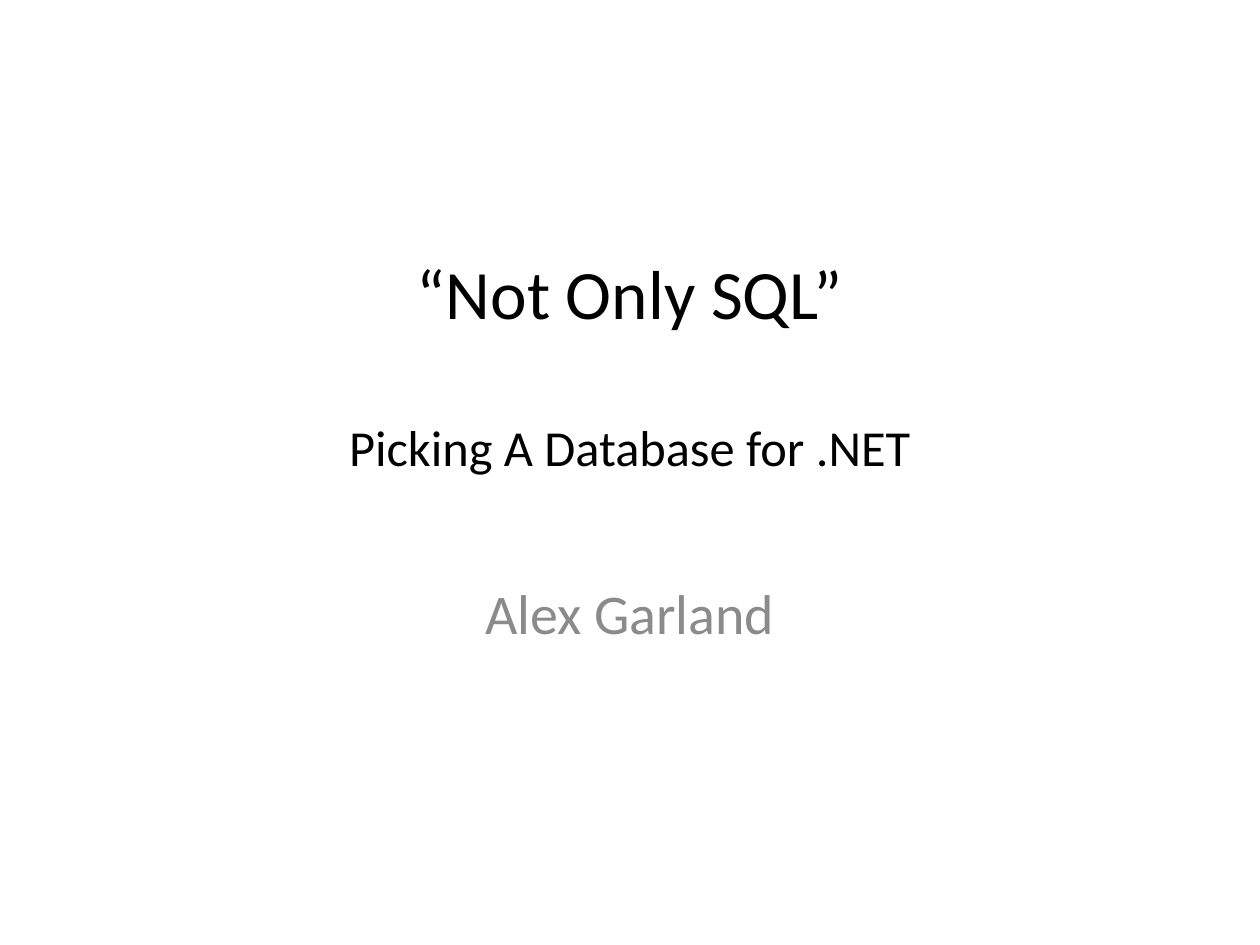
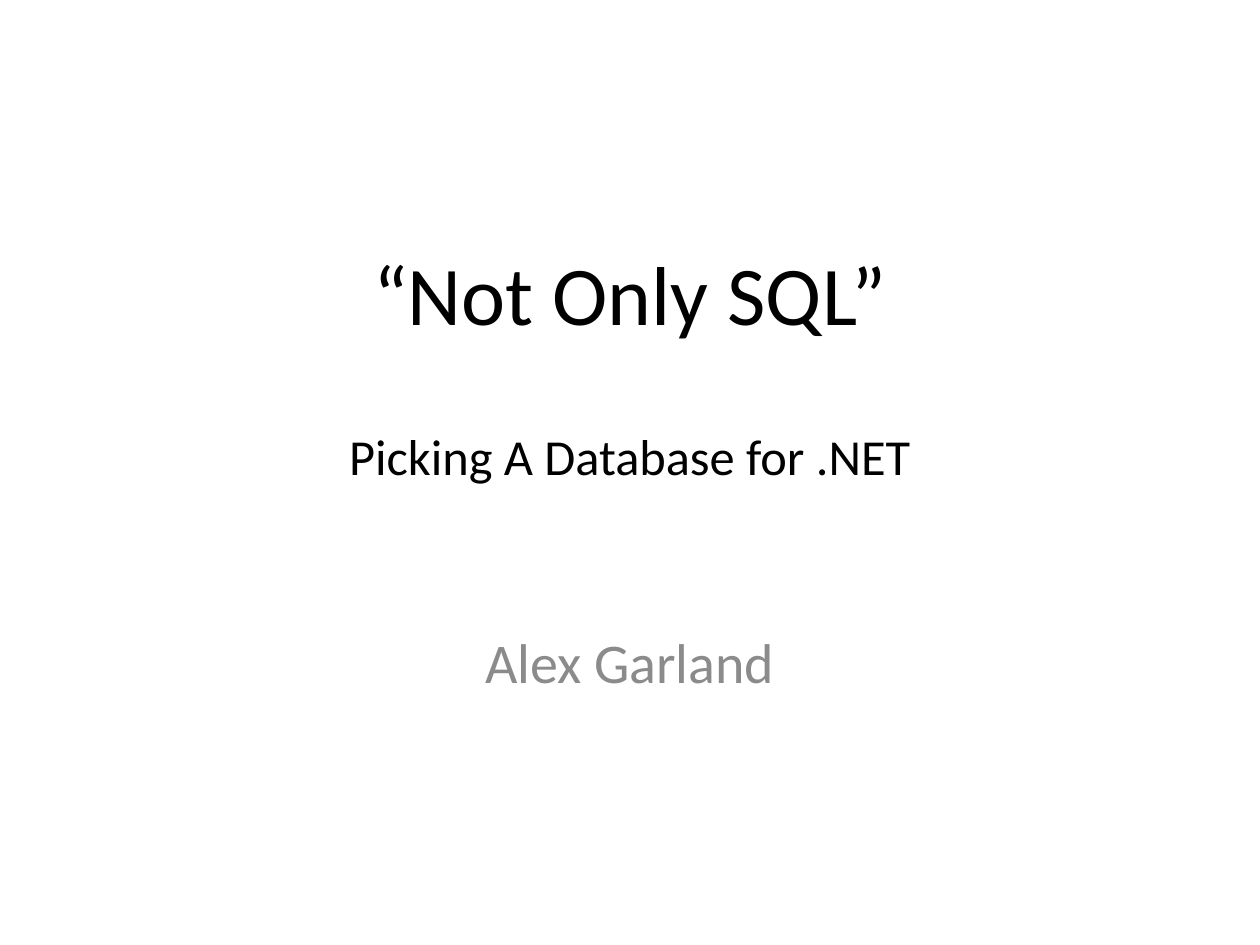
Before and after one commit to alexdgarland/database-demos, a slide deck: slide 1 of Slides/Not Only SQL - Picking A Database for DotNET.pptx. Drawn at 1260x945 pixels with LibreOffice and Linux fonts; fonts in the diff are those of the drawing. Boxes give left, top, right and bottom in pixels: in the first picture for what was removed or moved away, otherwise in the second. Text is boxed around its words. In the diff, an @@ line names an element or a change of style, - is before the commit and + after.

```diff
--- a/Slides/Not Only SQL - Picking A Database for DotNET.pptx
+++ b/Slides/Not Only SQL - Picking A Database for DotNET.pptx
@@ title "“Not Only SQL” Picking A ..." at (x1=349, y1=265, x2=910, y2=484): size 39.6 to 47.7 pt in "“Not Only SQL”" @@
@@ subtitle "Alex Garland" moved from (x1=485, y1=595, x2=774, y2=635) to (x1=485, y1=644, x2=774, y2=684) @@
```
Also in this commit, not shown: 5 other slides changed, 4 slides added, 4 slides removed.
